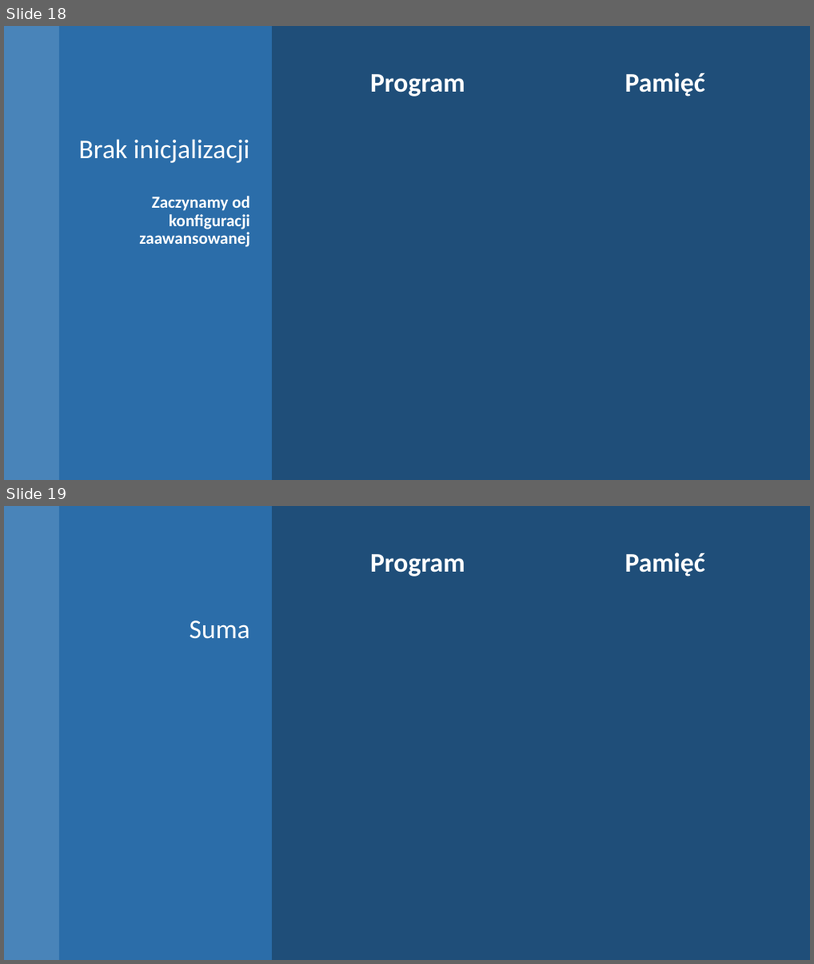
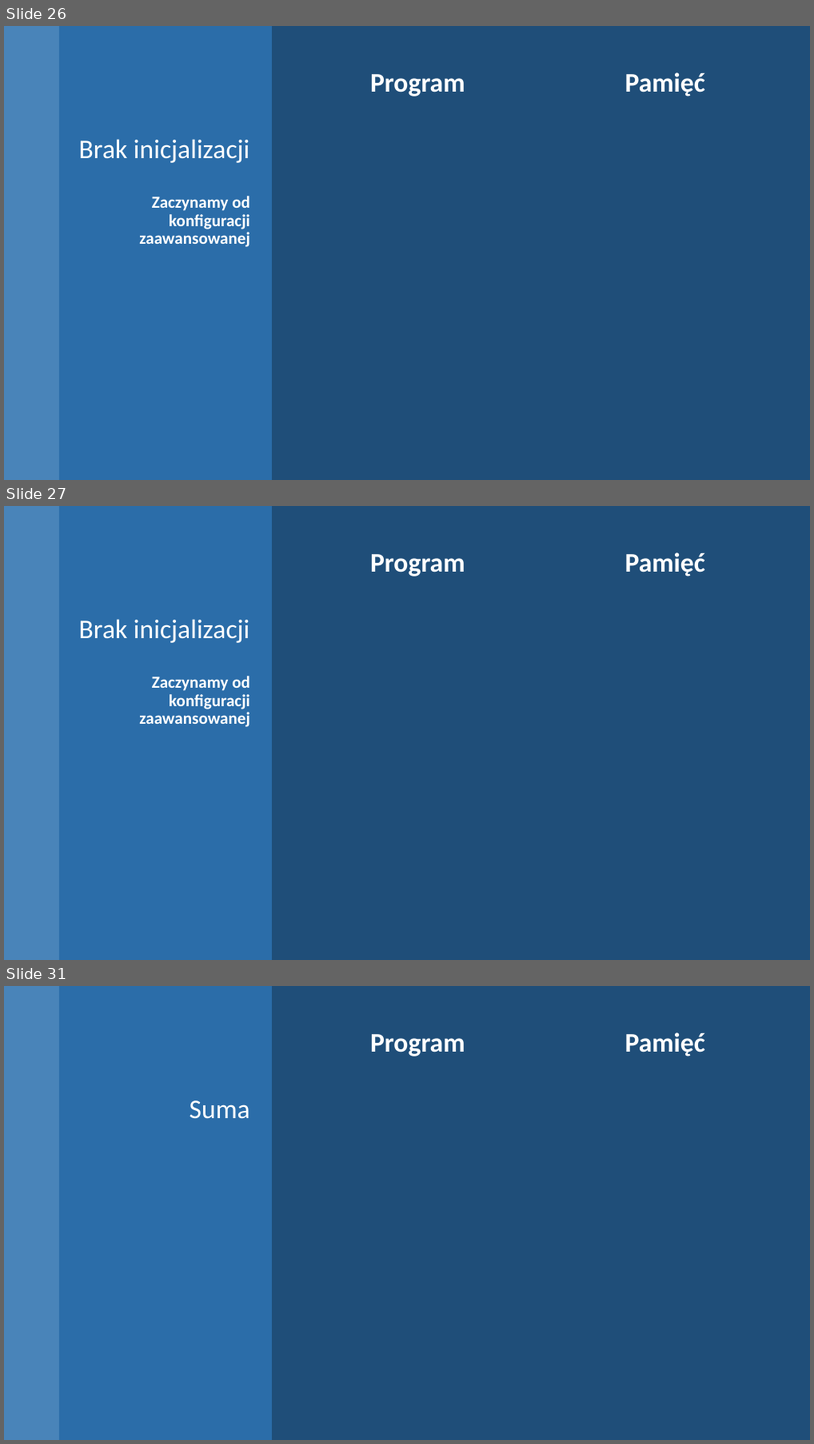
Before and after one commit to blackbat13/CS-HTiEW, a slide deck: Wprowadzenie do zmiennych/II. Wprowadzenie do zmiennych/Zmienne w Pamięci - Ćwiczenia.odp. Shown one above the other, each under a label of ours: slides 18 and 19 before the commit, slides 26, 27 and 31 after it; the slides between them are not shown. The pictures are 814x964 and 814x1444 pixels, drawn with LibreOffice and Linux fonts; fonts in the diff are those of the drawing. Boxes give left, top, right and bottom in pixels: in the first picture for what was removed or moved away, otherwise in the second. Text is boxed around its words. In the diff, an @@ line names an element or a change of style, - is before the commit and + after.

```diff
--- a/Wprowadzenie do zmiennych/II. Wprowadzenie do zmiennych/Zmienne w Pamięci - Ćwiczenia.odp
+++ b/Wprowadzenie do zmiennych/II. Wprowadzenie do zmiennych/Zmienne w Pamięci - Ćwiczenia.odp
@@ slide 27 added at [4, 506, 810, 960], background #1F4E79 @@
@@ freeform shape added at [4, 506, 59, 960], fill #5B9BD5 at 70% opacity @@
@@ freeform shape added at [59, 506, 272, 960], fill #2E75B6 at 80% opacity @@
@@ text added at [626, 552, 706, 576], 32 pt, text #FFFFFF, bold @@
+Pamięć
@@ text added at [370, 554, 466, 576], 32 pt, text #FFFFFF, bold @@
+Program
@@ title added at [79, 619, 250, 727], 20 pt, text #FFFFFF, bold @@
+Brak inicjalizacji
+Zaczynamy od konfiguracji zaawansowanej
@@ what was slide 18 is now slide 26 @@
@@ what was slide 19 is now slide 31 @@
```
Also in this commit, not shown: 83 other slides added, 1 other file.
